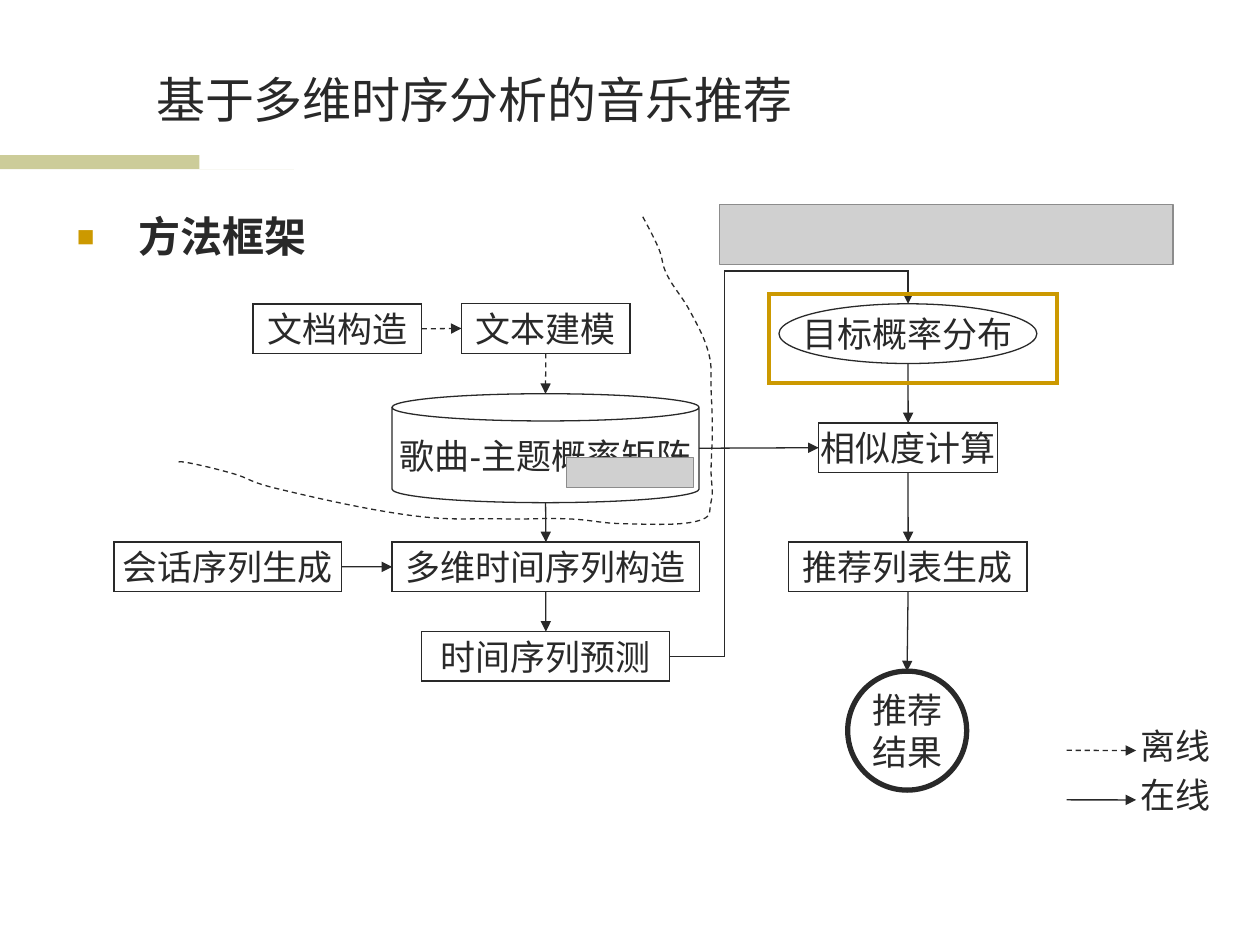
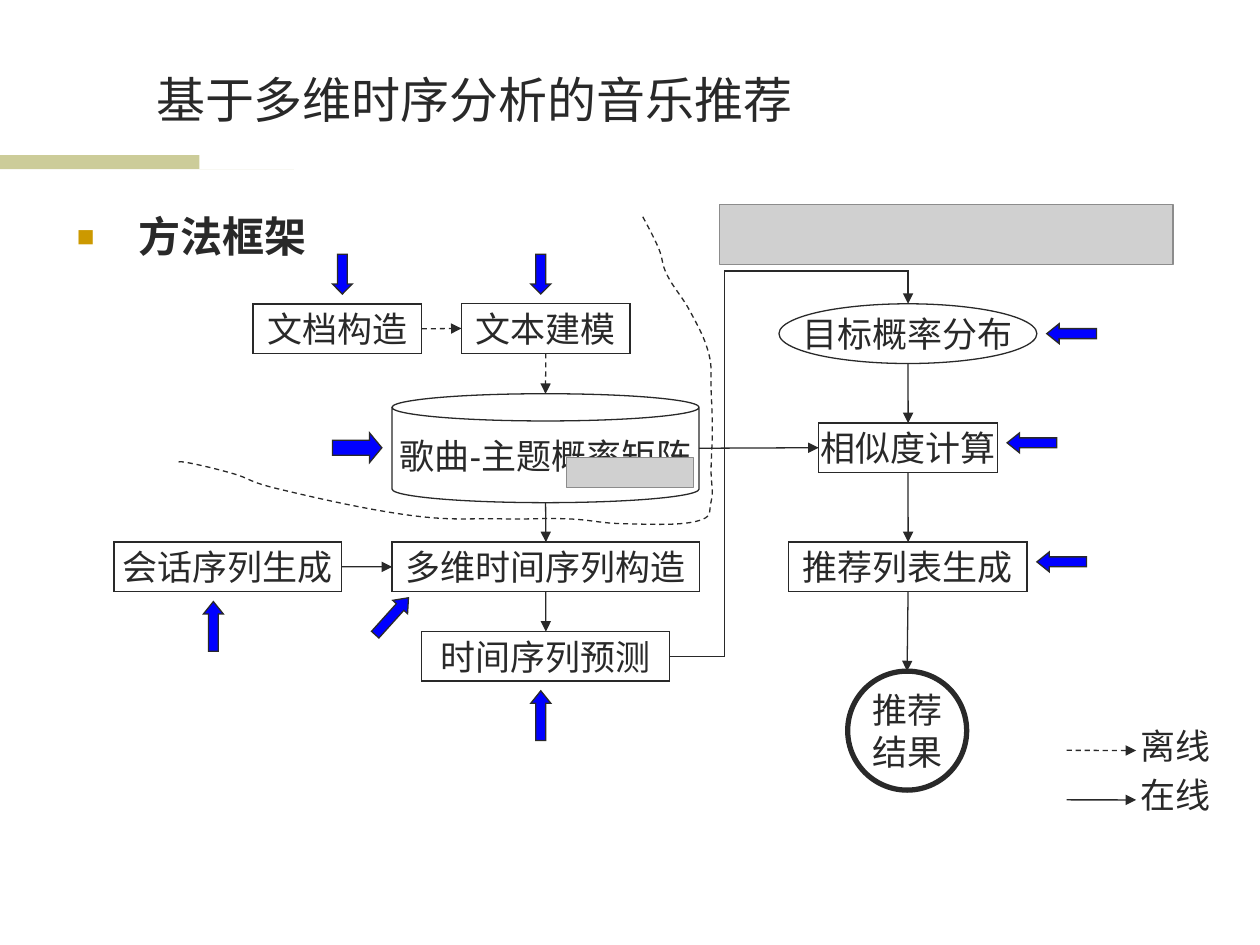
Before and after one commit to wwssttt/NJUThesis, a slide deck: slide 9 of ppt/一种基于时间序列分析的个性化音乐推荐系统及其实现.ppt. Drawn at 1260x945 pixels with LibreOffice and Linux fonts; fonts in the diff are those of the drawing; grey boxes stand for pictures; background and template pictures are left out. Boxes give left, top, right and bottom in pixels: in the first picture for what was removed or moved away, otherwise in the second. Text is boxed around its words. In the diff, an @@ line names an element or a change of style, - is before the commit and + after.

```diff
--- a/ppt/一种基于时间序列分析的个性化音乐推荐系统及其实现.ppt
+++ b/ppt/一种基于时间序列分析的个性化音乐推荐系统及其实现.ppt
@@ down arrow added at (333,255,353,295), fill #0000FF, outline #292929 0.74 pt @@
@@ down arrow added at (530,255,551,295), fill #0000FF, outline #292929 0.74 pt @@
@@ rectangle removed at (769,294,1056,383) @@
@@ left arrow added at (1047,324,1096,344), fill #0000FF, outline #292929 0.74 pt @@
@@ right arrow added at (333,433,382,464), fill #0000FF, outline #292929 0.74 pt @@
@@ left arrow added at (1007,433,1056,454), fill #0000FF, outline #292929 0.74 pt @@
@@ left arrow added at (1037,552,1086,572), fill #0000FF, outline #292929 0.74 pt @@
@@ up arrow added at (368,591,416,641), fill #0000FF, outline #292929 0.74 pt @@
@@ up arrow added at (203,601,223,650), fill #0000FF, outline #292929 0.74 pt @@
@@ up arrow added at (530,690,551,740), fill #0000FF, outline #292929 0.74 pt @@
```
Also in this commit, not shown: 12 other slides changed.
